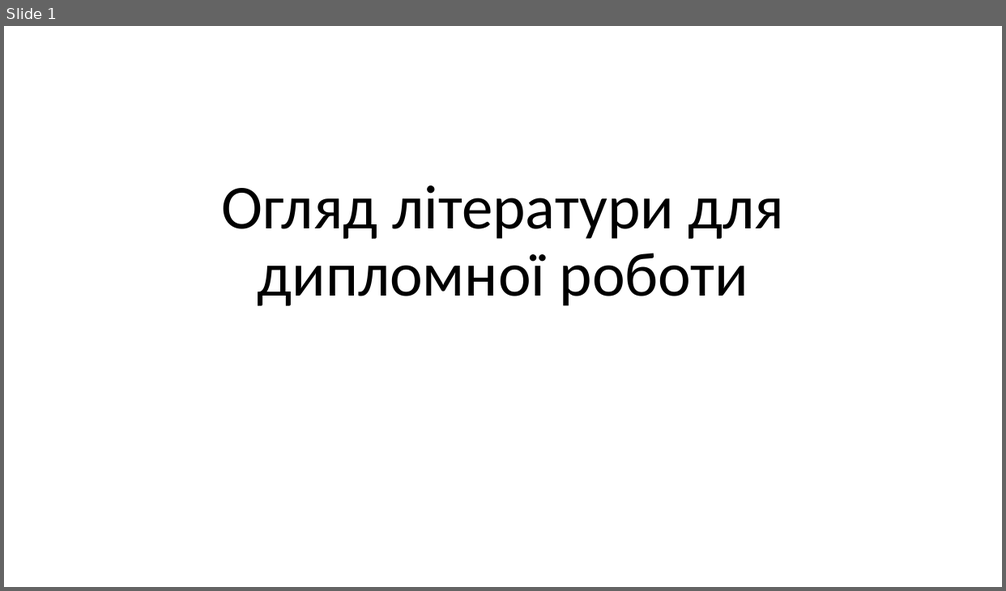
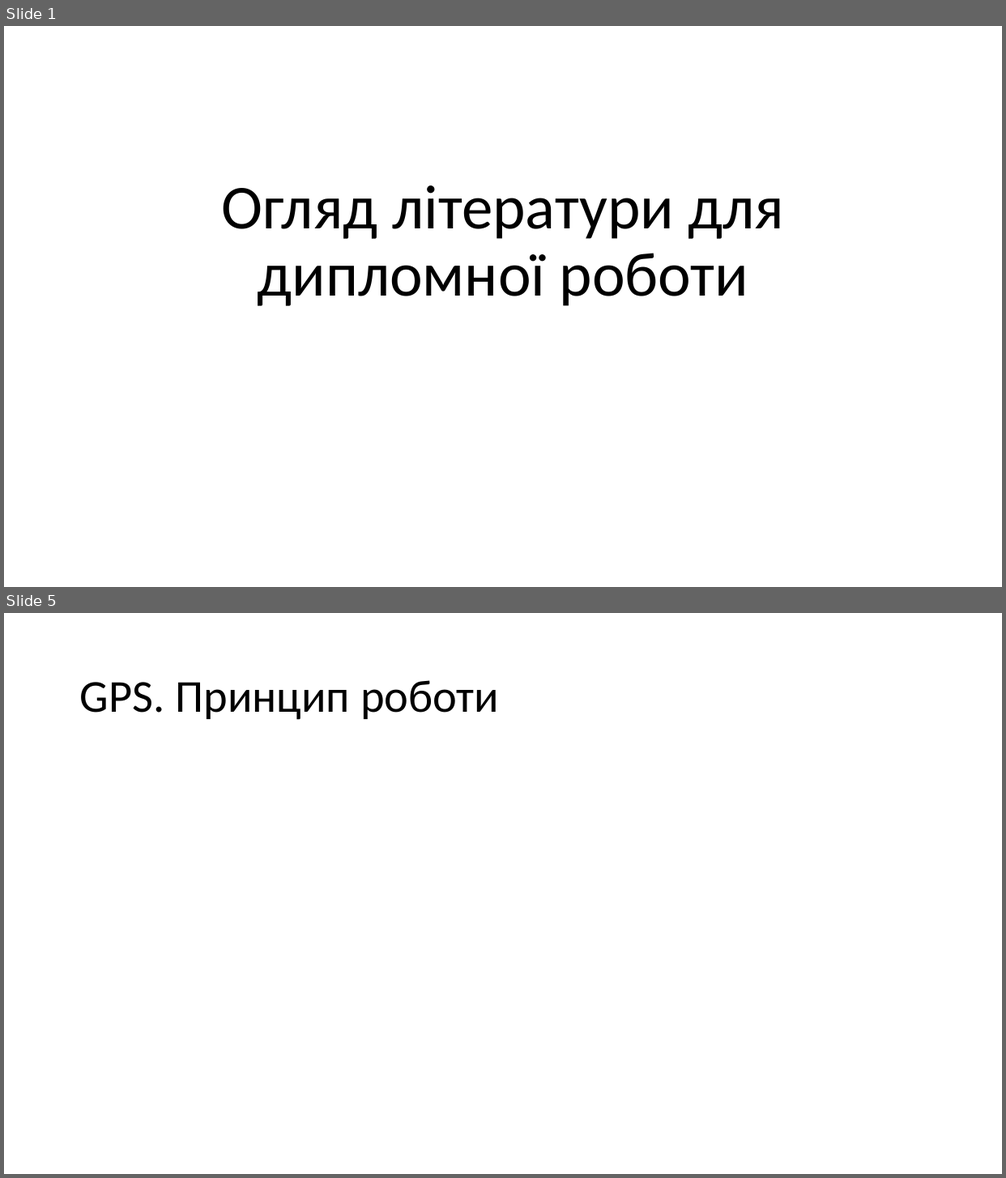
Before and after one commit to Vadym-Havryliuk/University-2, a slide deck: Доповідь 2.pptx. Shown one above the other, each under a label of ours: slide 1 before the commit, slides 1 and 5 after it; the slides between them are not shown. The pictures are 1006x591 and 1006x1178 pixels, drawn with LibreOffice and Linux fonts; fonts in the diff are those of the drawing. Boxes give left, top, right and bottom in pixels: in the first picture for what was removed or moved away, otherwise in the second. Text is boxed around its words. In the diff, an @@ line names an element or a change of style, - is before the commit and + after.

```diff
--- a/Доповідь 2.pptx
+++ b/Доповідь 2.pptx
@@ slide 5 added at [4, 613, 1002, 1174], background #FFFFFF @@
@@ title added at [80, 680, 499, 720], 44 pt, text #000000 @@
+GPS. Принцип роботи
```
Also in this commit, not shown: 9 other slides added, 1 slide removed, 1 other file.
